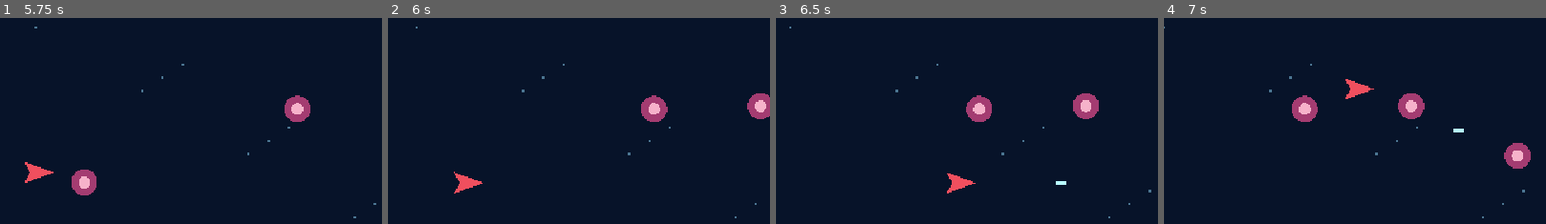
Above: before the commit, frames 1-4 (left to right).
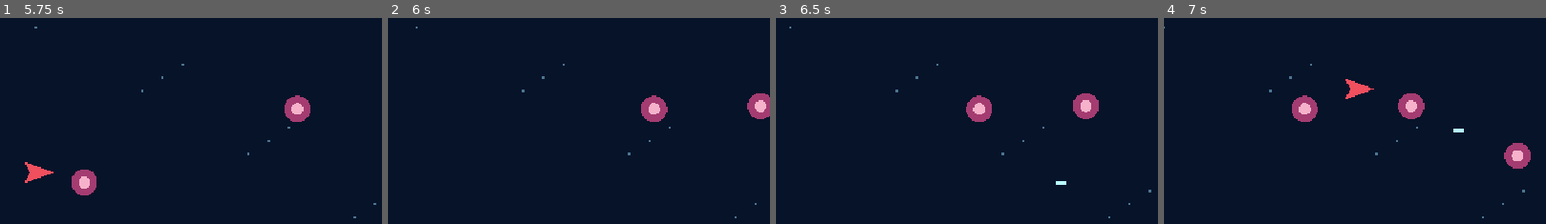
Above: after the commit, the same moments.

Repository: coshimagame/manjusyage
Game: Godot game, scene res://prototypes/stage2_combat.tscn
Same seed, same stepped clock (60 frames per second), same inputs: the game is played once before the commit and once after it. This scene is started directly instead of the project's main scene.
Inputs (mouse positions are % of the whole screen's width and height, from its top left):
- Up to frame 1 (5.75 s): tap Enter (ui_accept) at 0.5, 0.77, 1.52, 3.02, 3.77, 4.52 s; move the mouse to (72, 47) at 0.52 s; hold Right (ui_right) 0.53-1.28 s; tap M at 0.6 s; click (72, 47) at 0.67 s; move the mouse to (30, 57) at 1.27 s; hold Down (ui_down) 1.28-2.03 s; tap 1 at 1.35 s; move the mouse to (60, 29) at 2.02 s; hold Right (ui_right) 2.03-2.78 s; tap 2 at 2.1 s; move the mouse to (45, 73) at 2.77 s; hold Up (ui_up) 2.78-3.53 s; tap 3 at 2.85 s; click (45, 73) at 2.92 s; move the mouse to (80, 68) at 3.52 s; hold Left (ui_left) 3.53-5.03 s; tap H at 3.6 s; move the mouse to (20, 36) at 4.27 s; tap Space at 4.35 s; move the mouse to (55, 52) at 5.02 s; hold Down (ui_down) from 5.03 s (still down); tap P at 5.1 s; click (55, 52) at 5.17 s
- Up to frame 2 (6 s): move the mouse to (35, 26) at 5.77 s; release Down (ui_down) at 5.78 s; hold Right (ui_right) from 5.78 s (still down); tap X at 5.85 s
- Up to frame 3 (6.5 s): keep holding Right (ui_right); tap Enter (ui_accept) at 6.02 s
- Up to frame 4 (7 s): move the mouse to (72, 47) at 6.52 s; release Right (ui_right) at 6.53 s; hold Up (ui_up) from 6.53 s (still down); tap F at 6.6 s; tap Enter (ui_accept) at 6.77 s
The pictures show only the part of the screen within x 10-60%, y 50-100%; the shares and areas given below are measured in that part.

Frame 1 is identical in both runs. In frame 2, 0.3% of the frame differs, in the area x 17-25%, y 74-86%; in frame 3, 0.3%; in frame 4, nothing differs.

Commit message:
Improve stage 2 prototype hit recovery and movement input

Diff:
--- a/prototypes/stage2_combat.gd
+++ b/prototypes/stage2_combat.gd
@@ -4,6 +4,7 @@
 const SIZE := Vector2(640, 360)
 var ship := Vector2(96, 180)
 var hp := 4
+var invulnerability := 0.0
 var elapsed := 0.0
 var fire_cooldown := 0.0
 var spawn_cooldown := 0.0
@@ -23,12 +24,14 @@
 		queue_redraw()
 		return
 	elapsed += delta
+	invulnerability = maxf(0.0, invulnerability - delta)
 	var axis := Vector2.ZERO
 	if Input.is_key_pressed(KEY_LEFT) or Input.is_key_pressed(KEY_A): axis.x -= 1
 	if Input.is_key_pressed(KEY_RIGHT) or Input.is_key_pressed(KEY_D): axis.x += 1
 	if Input.is_key_pressed(KEY_UP) or Input.is_key_pressed(KEY_W): axis.y -= 1
 	if Input.is_key_pressed(KEY_DOWN) or Input.is_key_pressed(KEY_S): axis.y += 1
-	axis += Input.get_vector("ui_left", "ui_right", "ui_up", "ui_down")
+	if axis == Vector2.ZERO:
+		axis = Input.get_vector("ui_left", "ui_right", "ui_up", "ui_down")
 	ship += axis.limit_length(1.0) * 175.0 * delta
 	ship = ship.clamp(Vector2(12, 12), SIZE - Vector2(12, 12))
 	fire_cooldown -= delta
@@ -52,9 +55,11 @@
 			foes.remove_at(i)
 			continue
 		if foes[i].distance_to(ship) < 15:
-			hp -= 1
 			foes.remove_at(i)
-			if hp <= 0: finished = true
+			if invulnerability <= 0.0:
+				hp -= 1
+				invulnerability = 1.0
+				if hp <= 0: finished = true
 			continue
 		for j in range(bullets.size() - 1, -1, -1):
 			if foes[i].distance_to(bullets[j]) < 13:
@@ -70,9 +75,10 @@
 				if boss_hp <= 0:
 					finished = true
 					won = true
-		if not finished and ship.distance_to(boss_pos) < 36:
-			hp = 0
-			finished = true
+		if not finished and ship.distance_to(boss_pos) < 36 and invulnerability <= 0.0:
+			hp -= 1
+			invulnerability = 1.0
+			if hp <= 0: finished = true
 	queue_redraw()
 
 func _unhandled_key_input(event: InputEvent) -> void:
@@ -85,7 +91,8 @@
 	for i in range(24):
 		var x := fposmod(float(i * 89) - elapsed * 24.0, 640.0)
 		draw_circle(Vector2(x, float((i * 53) % 360)), 1.0, Color("#4b7591"))
-	draw_colored_polygon(PackedVector2Array([ship + Vector2(14, 0), ship + Vector2(-11, -9), ship + Vector2(-6, 0), ship + Vector2(-11, 9)]), Color("#f04f5e"))
+	if invulnerability <= 0.0 or int(elapsed * 12.0) % 2 == 0:
+		draw_colored_polygon(PackedVector2Array([ship + Vector2(14, 0), ship + Vector2(-11, -9), ship + Vector2(-6, 0), ship + Vector2(-11, 9)]), Color("#f04f5e"))
 	for p in bullets: draw_rect(Rect2(p - Vector2(2, 1), Vector2(9, 3)), Color("#b7faff"))
 	for p in foes:
 		draw_circle(p, 11, Color("#a43c71"))
